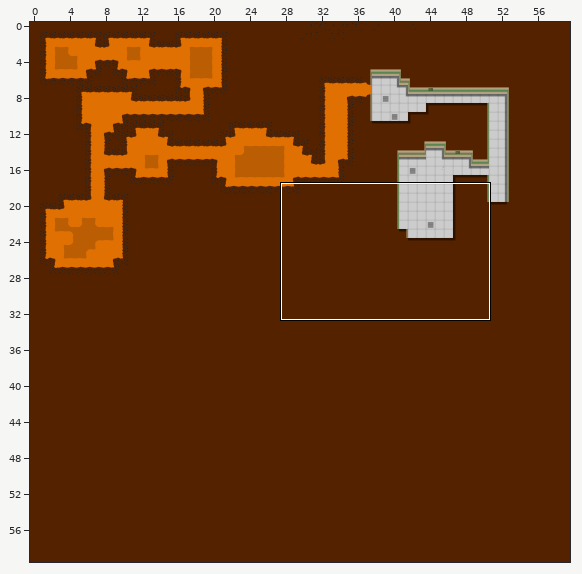
Level history. Tiled map: core/assets/world/world.tmx. Above, an overview of the earlier version with the close-up marked.
Close-up. Before the commit:
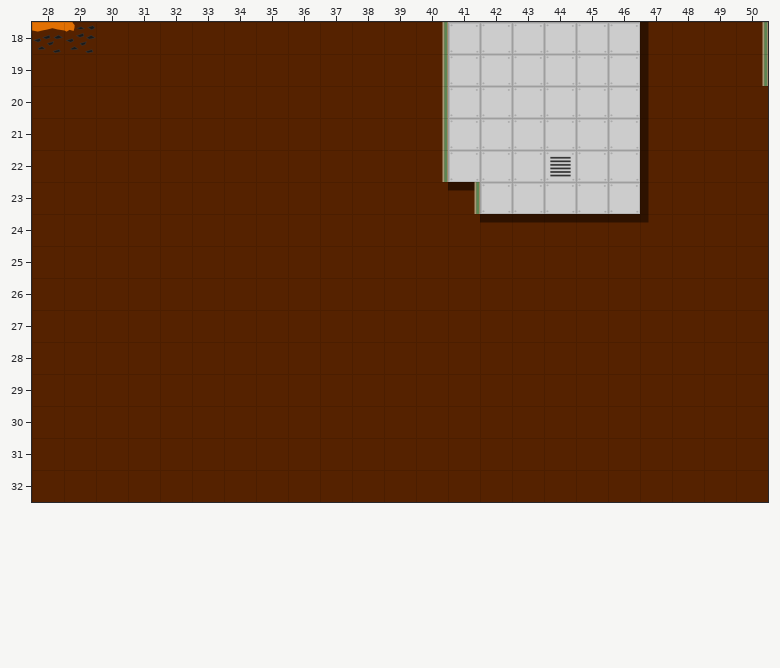
Cells are 64x64 px. Shown: x 28..50, y 18..32.
Now the later version:
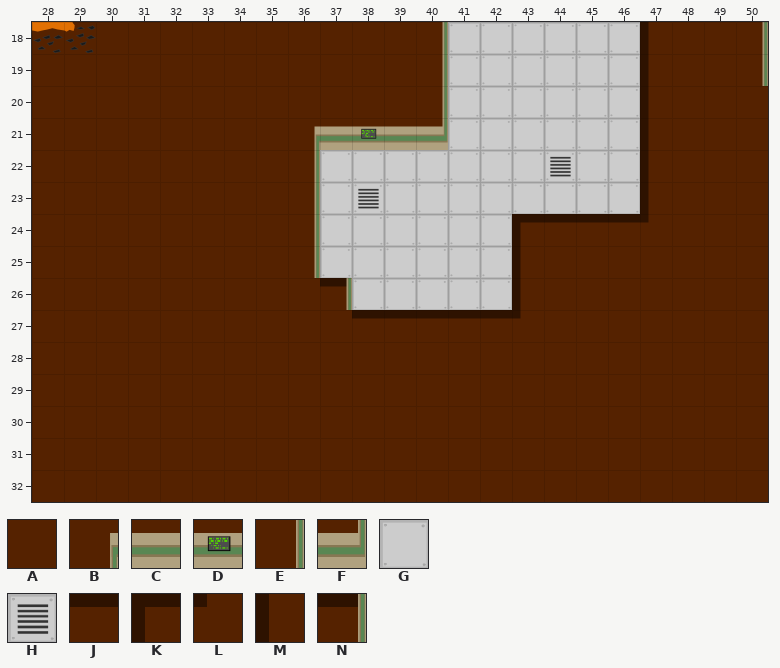
Key: from "world": A 14, B 30, C 31, D 32, E 36, F 37, G 38, H 39, J 48, K 49, L 50, M 51, N 52.
_ is an empty cell.
Tiles replaced or removed in this view: A, E, J, N.
The edit:
Changed rows in their new state; . is an unchanged cell.
Layer "world":
first column x 36:
21 BCDCF...
22 EGGGG...
23 EGHGGG..
24 EGGGGGGK
25 EGGGGGGM
26 .NGGGGGM
27 ..JJJJJL
Pixel boxes of the changes (left, top, right, bottom) in both close-ups:
changed: (314, 126, 521, 319)
